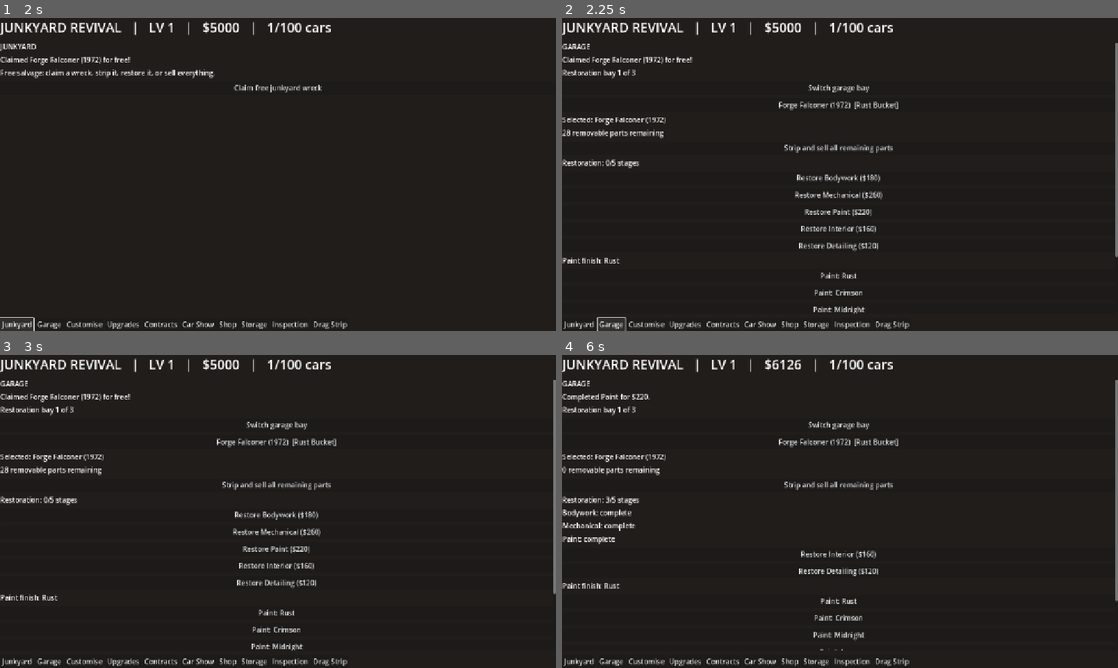
Above: before the commit, frames 1-4 (two rows, left to right).
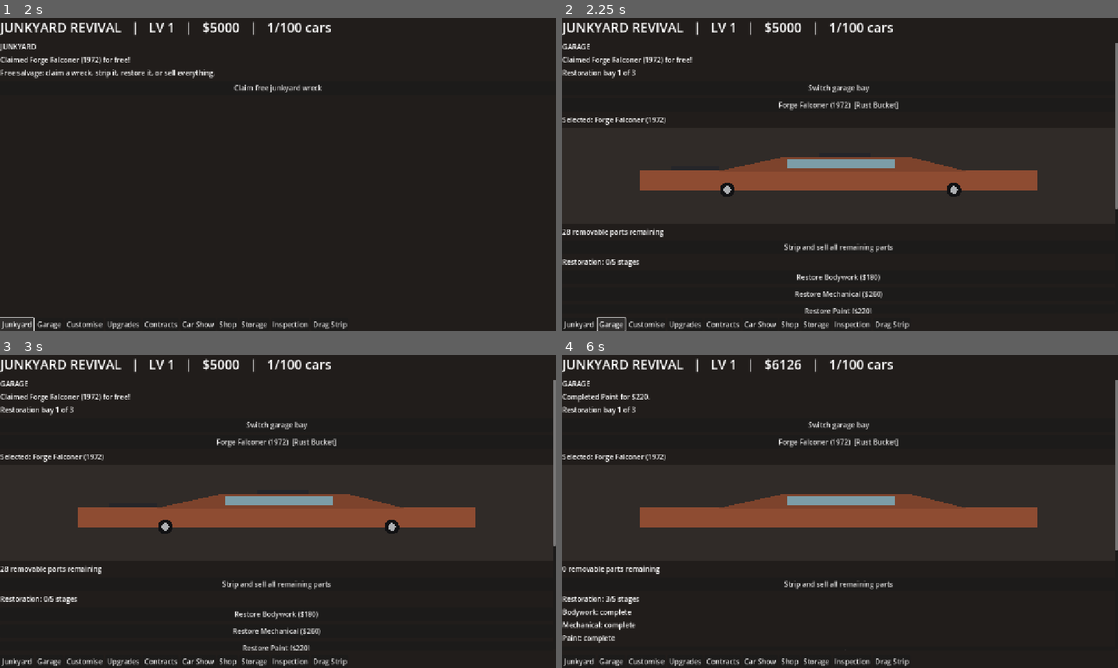
Above: after the commit, the same moments.

Repository: Paulliiee23/Junkyard-revival
Game: Godot game, scene res://scenes/main.tscn
Same seed, same stepped clock (60 frames per second), same inputs: the game is played once before the commit and once after it.
Inputs:
- Up to frame 1 (2 s): click "Claim free junkyard wreck" at 0.5 s; click "Junkyard" at 1.25 s
- Up to frame 2 (2.25 s): click "Garage" at 2 s
- Up to frame 3 (3 s): click "Forge Falconer (1972) [Rust B…" at 2.75 s
- Up to frame 4 (6 s): click "Strip and sell all remaining …" at 3.5 s; click "Restore Bodywork ($180)" at 4.25 s; click "Restore Mechanical ($260)" at 5 s; click "Restore Paint ($220)" at 5.75 s

Frame 1 is identical in both runs. In frame 2, 8.4% of the frame differs, in the area x 0-100%, y 35-95%; in frame 3, 8.4%; in frame 4, 8.9%.

Commit message:
Show changing car side-profile preview in garage and customisation

Diff:
--- a/scripts/main.gd
+++ b/scripts/main.gd
@@ -4,6 +4,7 @@
 const Restoration = preload("res://scripts/restoration.gd")
 const Customisation = preload("res://scripts/customisation.gd")
 const PartsInventory = preload("res://scripts/parts_inventory.gd")
+const VehiclePreviewScript = preload("res://scripts/vehicle_preview.gd")
 const TABS := ["Junkyard", "Garage", "Customise", "Upgrades", "Contracts", "Car Show", "Shop", "Storage", "Inspection", "Drag Strip"]
 const MAX_STORAGE := 100
 var current_tab := 0
@@ -96,6 +97,12 @@
         _button("%s  [%s]" % [Economy.display_name(car), "Restored Beauty" if car.get("restored", false) else "Rust Bucket"], _select_car.bind(i))
     var car: Dictionary = cars[selected_car]
     _label("Selected: %s" % Economy.display_name(car))
+    var preview := Control.new()
+    preview.set_script(VehiclePreviewScript)
+    preview.custom_minimum_size = Vector2(560, 220)
+    preview.size_flags_horizontal = Control.SIZE_EXPAND_FILL
+    body.add_child(preview)
+    preview.set_vehicle(car)
     _label("%d removable parts remaining" % car.get("parts", {}).size())
     if current_tab == 2:
         _label("Remove a part to storage, or select a fitted part style.")
